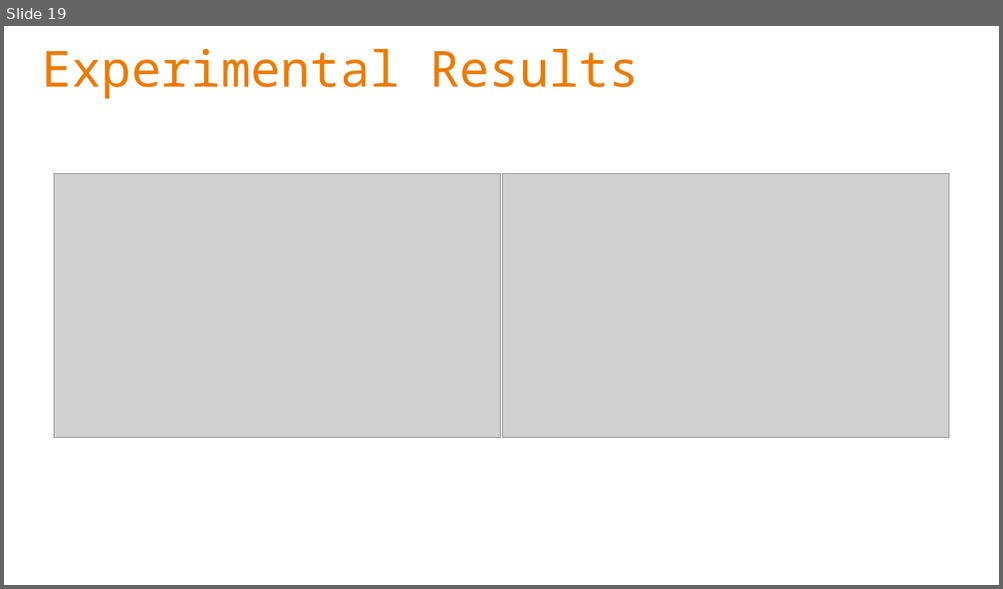
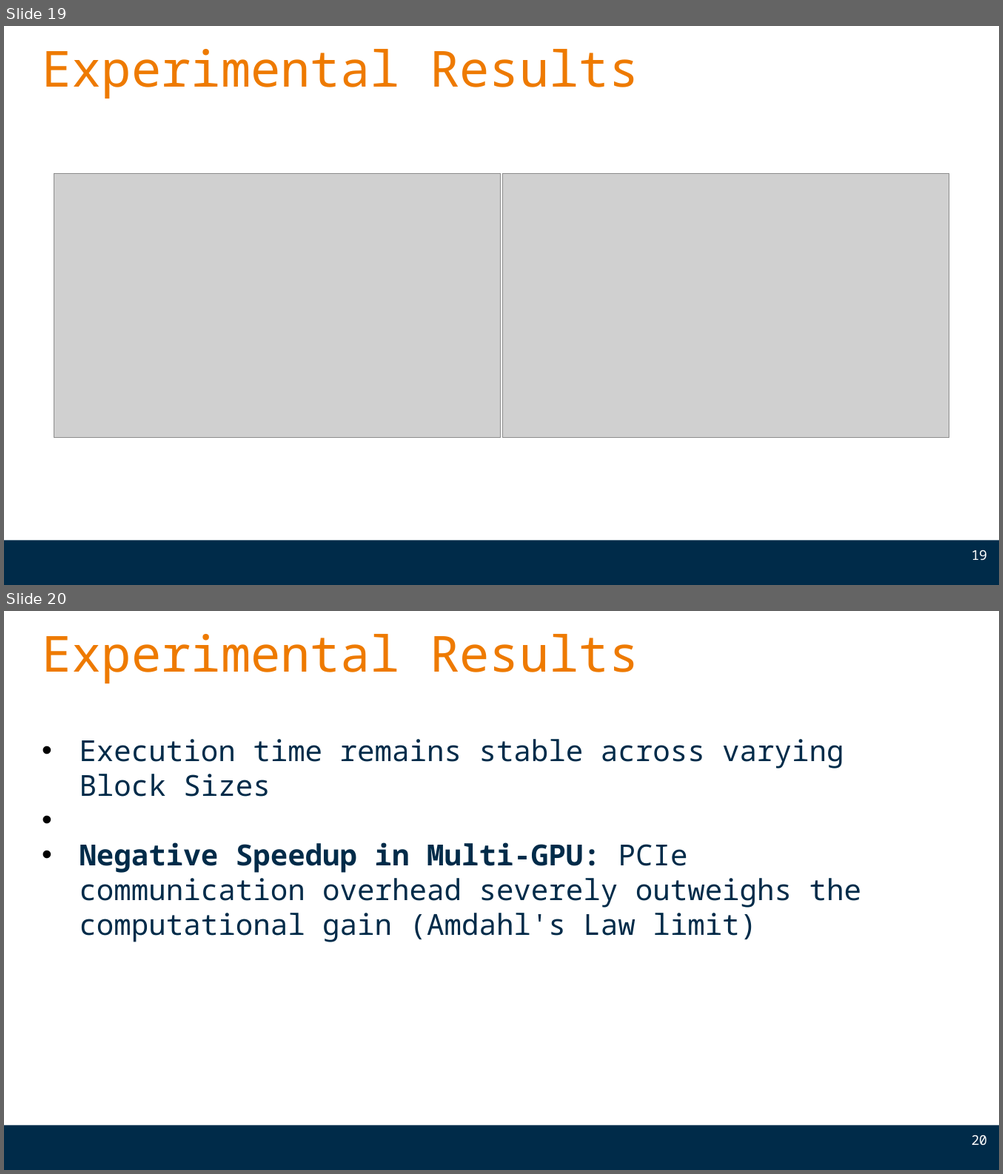
Before and after one commit to Fabiooni/HPC_Assignment_2025, a slide deck: HPCproject.odp. Shown one above the other, each under a label of ours: slide 19 before the commit, slides 19 and 20 after it. The pictures are 1003x589 and 1003x1174 pixels, drawn with LibreOffice and Linux fonts; fonts in the diff are those of the drawing; grey boxes stand for pictures; background and template pictures are left out. Boxes give left, top, right and bottom in pixels: in the first picture for what was removed or moved away, otherwise in the second. Text is boxed around its words. In the diff, an @@ line names an element or a change of style, - is before the commit and + after.

```diff
--- a/HPCproject.odp
+++ b/HPCproject.odp
@@ slide 20 added at (4,611,999,1170), background #FFFFFF; not listed: 1 template element that a slide beside it also shows @@
@@ text added at (42,634,638,684), 48 pt, text #EE7A00 @@
+Experimental Results
@@ text added at (79,739,861,943), 28 pt, text #002B49 @@
+• Execution time remains stable across varying Block Sizes
+• Negative Speedup in Multi-GPU: PCIe communication overhead severely outweighs the computational gain (Amdahl's Law limit)
@@ page number added at (971,1136,987,1145), 13 pt, text #FFFFFF @@
+20
@@ slide 19 changed as well @@
@@ freeform shape added at (4,541,999,585), fill #002B49 @@
@@ page number added at (971,551,987,561), 13 pt, text #FFFFFF @@
+19
```
Also in this commit, not shown: 29 other slides changed, 1 other slide added, 2 slides removed.
